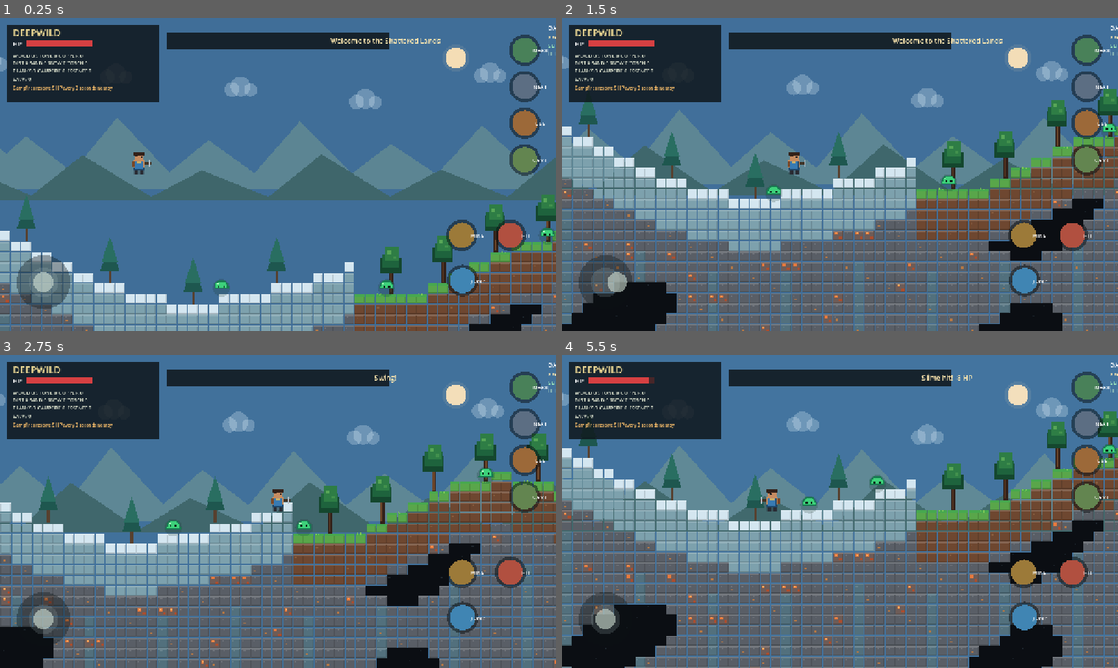
Above: before the commit, frames 1-4 (two rows, left to right).
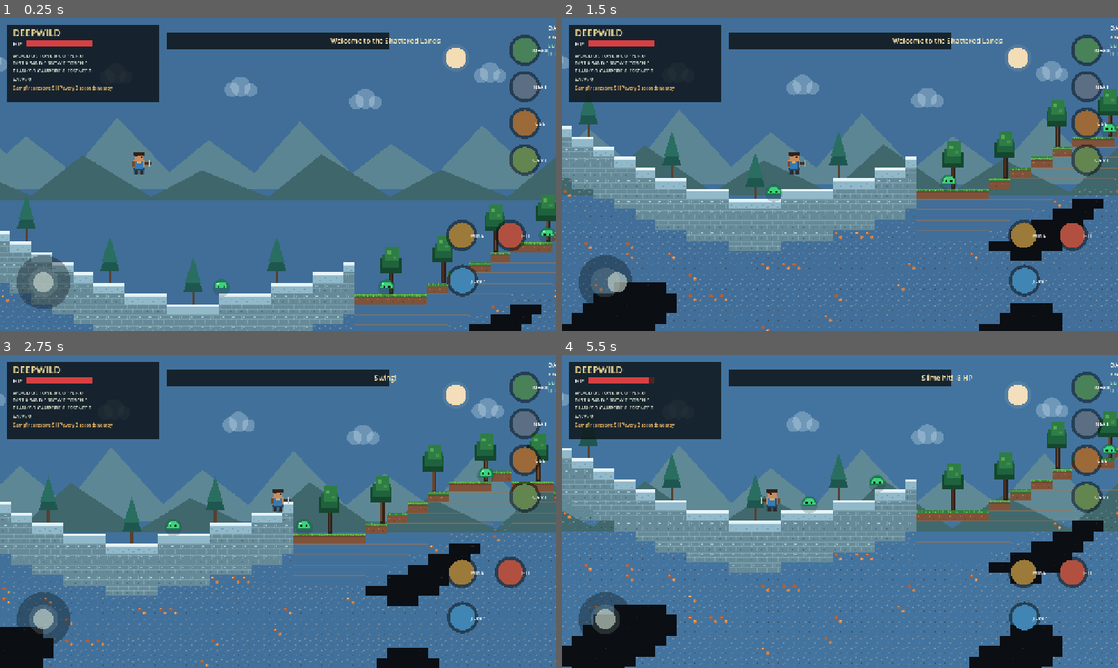
Above: after the commit, the same moments.

Repository: filesgloom-png/DEEPWILD-Shattered-Lands
Game: Godot game, scene res://scenes/main.tscn
The game is run twice, just before and just after one commit, with the same random seed, the same clock (stepped at 60 frames per second) and the same inputs.
Inputs (mouse positions are in pixels of both pictures, inside the frame that each line leads up to):
- Up to frame 1 (0.25 s): no input
- Up to frame 2 (1.5 s): tap Enter (ui_accept) at 0.5, 0.77 s; move the mouse to (962, 158) at 0.52 s; hold Right (ui_right) 0.53-1.25 s; hold E 0.53-1.25 s; click (962, 158) at 0.67 s; drag from (728, 190) to (812, 237) at 1.27 s
- Up to frame 3 (2.75 s): move the mouse to (333, 442) at 2.02 s; hold Right (ui_right) from 2.03 s (still down); tap X at 2.1 s
- Up to frame 4 (5.5 s): release Right (ui_right) at 2.75 s; drag from (812, 574) to (673, 464) at 2.77 s; move the mouse to (1006, 558) at 3.52 s; hold Left (ui_left) 3.53-4.25 s; tap F at 3.6 s; tap Enter (ui_accept) at 3.77 s; drag from (673, 464) to (756, 433) at 4.27 s; move the mouse to (867, 511) at 5.02 s; hold Left (ui_left) from 5.03 s (still down); hold E from 5.03 s (still down); click (867, 511) at 5.17 s

The runs differ from the first frame. In frame 1, 9.5% of the frame differs, in the area x 0-100%, y 68-100%; in frame 2, 32%; in frame 3, 32%; in frame 4, 35%, in the area x 0-100%, y 30-100%.

Commit message:
Render terrain from pixel atlas with fewer draw calls

Diff:
--- a/scripts/main.gd
+++ b/scripts/main.gd
@@ -1,6 +1,7 @@
 extends Node2D
 
 const TILE := 24
+const TERRAIN_ATLAS: Texture2D = preload("res://assets/terrain_atlas.svg")
 const WORLD_WIDTH := 240
 const WORLD_DEPTH := 46
 const GRAVITY := 1150.0
@@ -627,51 +628,30 @@
 					if (tx + ty) % 5 == 0:
 						draw_rect(Rect2(px + 4, py + 5, 3, 2), Color(0.12, 0.15, 0.18))
 				continue
-			var rect := Rect2(px, py, TILE, TILE)
-			var color := Color(0.35, 0.65, 0.29)
-			if kind == "dirt":
-				color = Color(0.43, 0.28, 0.19)
+			# A single atlas blit replaces many per-tile draw calls and provides
+			# hand-authored pixel texture while retaining the original tile grid.
+			var atlas_index := 4
+			if kind == "grass":
+				atlas_index = 0
+			elif kind == "dirt":
+				atlas_index = 1
 			elif kind == "sand":
-				color = Color(0.83, 0.72, 0.43)
+				atlas_index = 2
+			elif kind == "snow":
+				atlas_index = 3
+			elif kind == "stone":
+				atlas_index = 4
+			elif kind == "copper_ore":
+				atlas_index = 5
 			elif kind == "sandstone":
-				color = Color(0.63, 0.49, 0.29)
-			elif kind == "snow":
-				color = Color(0.83, 0.90, 0.94)
+				atlas_index = 6
 			elif kind == "permafrost":
-				color = Color(0.49, 0.63, 0.68)
-			elif kind == "copper_ore":
-				color = Color(0.43, 0.36, 0.34)
+				atlas_index = 7
 			elif kind == "planks":
-				color = Color(0.63, 0.39, 0.20)
-			elif kind == "stone":
-				color = Color(0.35, 0.37, 0.40)
+				atlas_index = 8
 			elif kind == "bedrock":
-				color = Color(0.16, 0.18, 0.22)
-			if kind == "copper_ore":
-				draw_rect(Rect2(px + 4, py + 5, 7, 6), Color(0.78, 0.40, 0.22))
-				draw_rect(Rect2(px + 14, py + 14, 6, 5), Color(0.78, 0.40, 0.22))
-			if ty > surface and tx % 7 == 0 and ty > surface + 7:
-				color = Color(0.32, 0.44, 0.49) if kind == "stone" else color
-			# Shaded faces, seams and small surface details break up the block grid.
-			draw_rect(Rect2(px + 1, py + 1, TILE - 2, TILE - 2), color)
-			draw_rect(Rect2(px + 1, py + 1, TILE - 2, 3), color.lightened(0.16))
-			draw_rect(Rect2(px + 1, py + TILE - 3, TILE - 2, 2), color.darkened(0.20))
-			draw_rect(Rect2(px + TILE - 3, py + 3, 2, TILE - 5), color.darkened(0.12))
-			if kind == "grass":
-				draw_rect(Rect2(px + 1, py + 1, TILE - 2, 5), Color(0.28, 0.66, 0.31))
-				if (tx * 7) % 4 == 0:
-					draw_line(Vector2(px + 5, py + 3), Vector2(px + 4, py - 1), Color(0.50, 0.79, 0.34), 2.0)
-					draw_line(Vector2(px + 11, py + 4), Vector2(px + 13, py), Color(0.50, 0.79, 0.34), 2.0)
-			if kind == "dirt" and (tx * 5 + ty * 3) % 7 == 0:
-				draw_rect(Rect2(px + 5, py + 7, 4, 3), Color(0.53, 0.36, 0.24))
-			if kind == "stone":
-				draw_line(Vector2(px + 4, py + 8), Vector2(px + 10, py + 6), color.lightened(0.13), 1.0)
-				if (tx * 13 + ty * 7) % 11 == 0:
-					draw_rect(Rect2(px + 6, py + 13, 5, 3), Color(0.71, 0.47, 0.27))
-			if kind == "copper_ore":
-				draw_rect(Rect2(px + 4, py + 5, 7, 6), Color(0.91, 0.48, 0.24))
-				draw_rect(Rect2(px + 14, py + 14, 6, 5), Color(0.68, 0.30, 0.18))
-				draw_rect(Rect2(px + 6, py + 6, 3, 2), Color(1.0, 0.70, 0.39))
+				atlas_index = 9
+			draw_texture_rect_region(TERRAIN_ATLAS, Rect2(px, py, TILE, TILE), Rect2(atlas_index * TILE, 0, TILE, TILE))
 		var ground_screen_y := float(surface * TILE) - camera_offset.y
 		var biome := biome_at(tx)
 		if _tree_exists(tx) and surface > 0:
